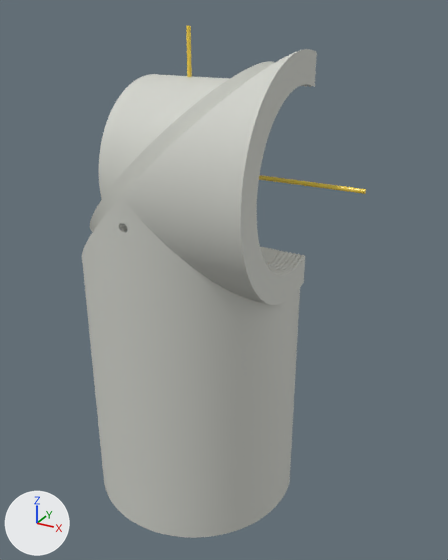
The Blender file cad/designs/openhi_a_c_bs_receivers_30p0_30p4_print_fit/artifacts/openhi_a_c_bs_receivers_30p0_30p4_print_fit.blend: old version first, new version second.
Camera for both pictures: a camera (50 mm lens) standing at (56.5, -91.0, 48.1) and looking at (5.7, 1.3, 1.9). Lighting does not change. The marker at lower left points along +X, +Y and +Z. The picture after the commit comes second.

The scene before the commit, as lines of its bpy script (objects in view):
```python
me_cylinder_004 = bpy.data.meshes.new('Cylinder.004')
me_cylinder_004.from_pydata(...)  # a 128-sided cylinder along z spanning x -0.4..0.4, y -0.4..0.4, z -46.0..46.0
me_cylinder_004.materials.append(mat_gold_optical_axes_001)
me_cylinder_005 = bpy.data.meshes.new('Cylinder.005')
me_cylinder_005.from_pydata(...)  # a 128-sided cylinder along z spanning x -0.4..0.4, y -0.4..0.4, z -24.0..24.0
me_cylinder_005.materials.append(mat_gold_optical_axes_001)
me_openhi_a_c_bs_receivers_30p0_30p4_print_fit_inspection_cutaway = bpy.data.meshes.new('openhi_a_c_bs_receivers_30p0_30p4_print_fit_inspection_cutaway')
me_openhi_a_c_bs_receivers_30p0_30p4_print_fit_inspection_cutaway.from_pydata(...)  # 4057 vertices, 8110 faces; spans x 235.0..275.0, y 190.0..215.0, z 535.1..620.0
me_openhi_a_c_bs_receivers_30p0_30p4_print_fit_inspection_cutaway.materials.append(mat_warm_gray_openhi_a_c_bs_30_0_30_4_print_fit_001)  # light grey #d1d3cb
ob_bottom_receiver_axis = bpy.data.objects.new('bottom receiver axis', me_cylinder_004)
ob_bottom_receiver_axis.location = (0.0, 0.0, -0.5)
ob_bs_side_receiver_axis = bpy.data.objects.new('BS side receiver axis', me_cylinder_005)
ob_bs_side_receiver_axis.location = (7.0, 0.0, 22.4)
ob_bs_side_receiver_axis.rotation_euler = (0.0, 1.571, 0.0)  # degrees (0, 90, 0)
ob_openhi_a_c_bs_30_0_30_4_print_fit_receiver_variant = bpy.data.objects.new('OpenHI A+C+BS 30.0/30.4 print-fit receiver variant', me_openhi_a_c_bs_receivers_30p0_30p4_print_fit_inspection_cutaway)
ob_openhi_a_c_bs_30_0_30_4_print_fit_receiver_variant.location = (-255.0, -210.0, -577.5)
```
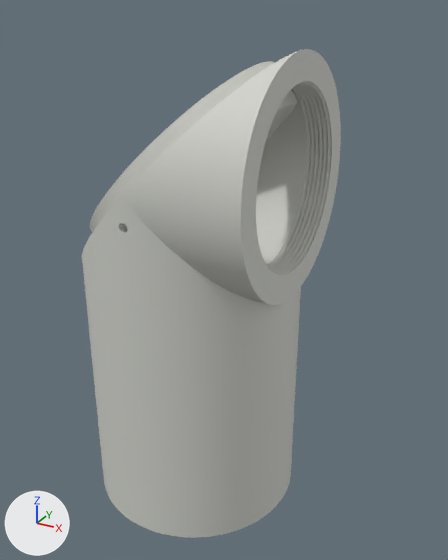
Boxes [x1, y1, x2, y2] around the edits, measured in the pictures (448 x 560 px):
'OpenHI A+C+BS 30.0/30.4 print-fit receiver variant', reshaped (10% wider): before [82, 49, 317, 538]; after [82, 49, 341, 538]
'BS side receiver axis', deleted: before [259, 175, 366, 194]
'bottom receiver axis', deleted: before [186, 25, 192, 77]
part 1 of me_openhi_a_c_bs_receivers_30p0_30p4_print_fit_inspection_cutaway, reshaped: before [90, 49, 317, 496]; after [90, 49, 341, 496]

The change, as a diff of the scene's bpy script:
```diff
--- a/cad/designs/openhi_a_c_bs_receivers_30p0_30p4_print_fit/artifacts/openhi_a_c_bs_receivers_30p0_30p4_print_fit.blend.py
+++ b/cad/designs/openhi_a_c_bs_receivers_30p0_30p4_print_fit/artifacts/openhi_a_c_bs_receivers_30p0_30p4_print_fit.blend.py
@@ me_openhi_a_c_bs_receivers_30p0_30p4_print_fit_inspection_cutaway @@
 # used by ob_openhi_a_c_bs_30_0_30_4_print_fit_receiver_variant; location = (-255.0, -210.0, -577.5)
-me_openhi_a_c_bs_receivers_30p0_30p4_print_fit_inspection_cutaway.from_pydata(...)  # 4057 vertices, 8110 faces; spans x 235.0..275.0, y 190.0..215.0, z 535.1..620.0
+me_openhi_a_c_bs_receivers_30p0_30p4_print_fit_inspection_cutaway.from_pydata(...)  # 11469 vertices, 22946 faces; spans x 235.0..275.0, y 190.0..230.0, z 535.1..620.0
+# me_openhi_a_c_bs_receivers_30p0_30p4_print_fit_inspection_cutaway part 1: 46 vertices moved within x 235.0..275.0, y 191.7..212.3, z 536.7..619.9; 2797 vertices removed from x 235.0..275.0, y 191.7..215.0, z 535.1..620.0; 10209 vertices added at x 235.0..275.0, y 191.7..230.0, z 535.1..620.0
 me_openhi_a_c_bs_receivers_30p0_30p4_print_fit_inspection_cutaway.materials.append(mat_warm_gray_openhi_a_c_bs_30_0_30_4_print_fit_001)
@@ ob_bottom_receiver_axis @@
-ob_bottom_receiver_axis = bpy.data.objects.new('bottom receiver axis', me_cylinder_004)
-ob_bottom_receiver_axis.location = (0.0, 0.0, -0.5)
@@ ob_bs_side_receiver_axis @@
-ob_bs_side_receiver_axis = bpy.data.objects.new('BS side receiver axis', me_cylinder_005)
-ob_bs_side_receiver_axis.location = (7.0, 0.0, 22.4)
-ob_bs_side_receiver_axis.rotation_euler = (0.0, 1.571, 0.0)  # degrees (0, 90, 0)
```
